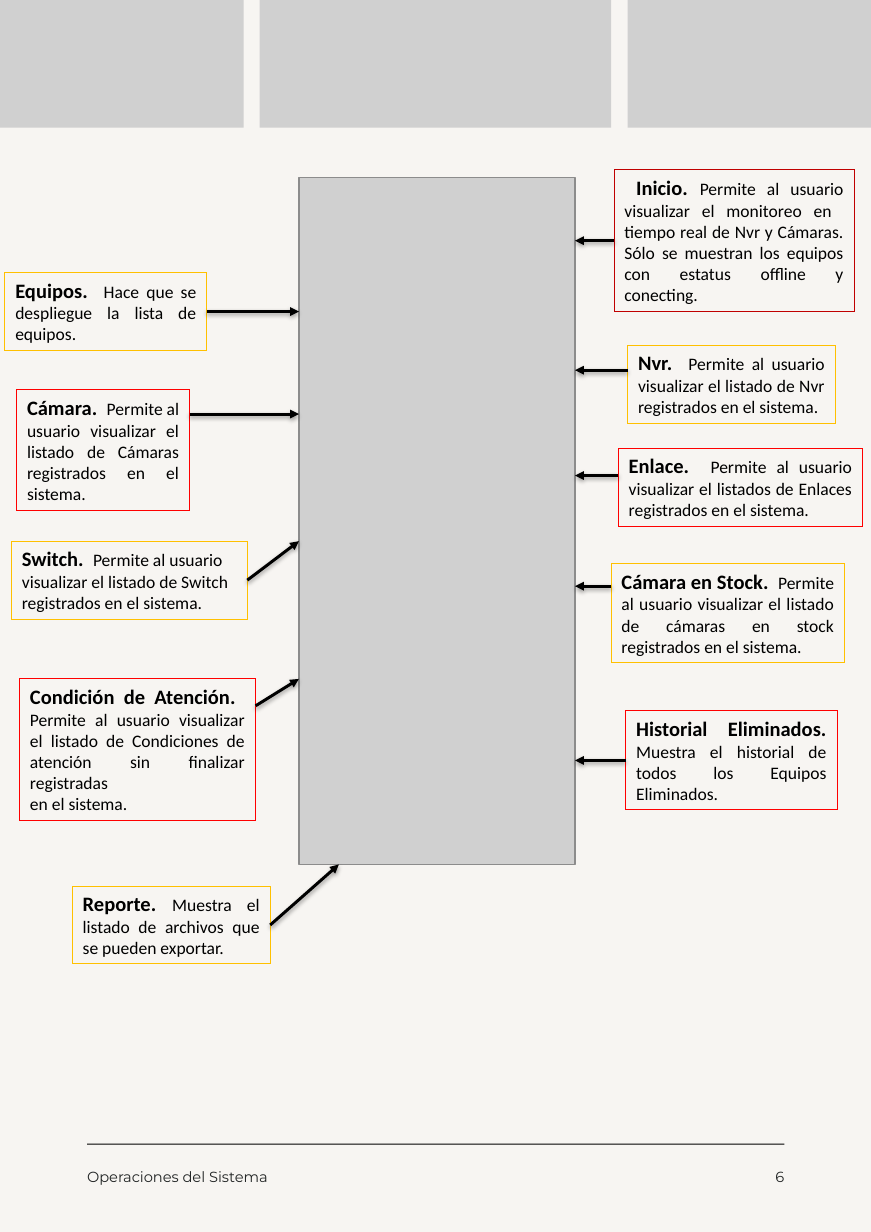
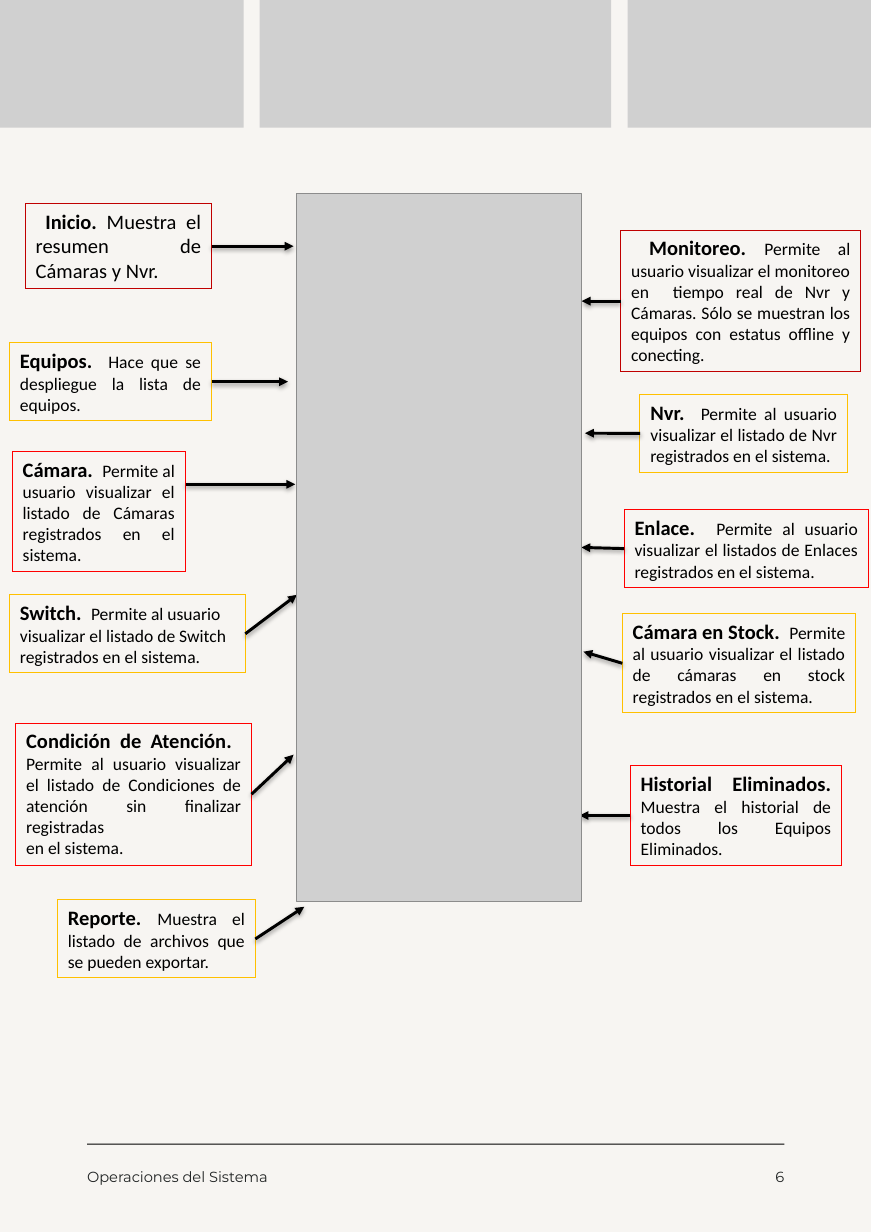
Before and after one commit to moreno-manuel/Pasantia-CVG-FMO, a slide deck: slide 6 of public/files/Manual de Usuario.pptx. Drawn at 871x1232 pixels with LibreOffice and Linux fonts; fonts in the diff are those of the drawing; grey boxes stand for pictures. Boxes give left, top, right and bottom in pixels: in the first picture for what was removed or moved away, otherwise in the second. Text is boxed around its words. In the diff, an @@ line names an element or a change of style, - is before the commit and + after.

```diff
--- a/public/files/Manual de Usuario.pptx
+++ b/public/files/Manual de Usuario.pptx
@@ rectangle added at bbox=[25, 204, 212, 289], outline #C00000 0.75 pt, 14 pt, text #000000 @@
+Inicio. Muestra el resumen de Cámaras y Nvr.
@@ picture: place and size @@
-picture at bbox=[299, 178, 576, 866]
+picture at bbox=[296, 194, 581, 903]
@@ arrow added from (212, 247) to (294, 247), #000000 2 pt @@
@@ text in rectangle at bbox=[631, 240, 850, 364]: text changed @@
-Inicio. Permite al usuario visualizar el monitoreo en tiempo real de Nvr y Cámaras. Sólo se muestran los equipos con estatus offline y conecting.
+Monitoreo. Permite al usuario visualizar el monitoreo en tiempo real de Nvr y Cámaras. Sólo se muestran los equipos con estatus offline y conecting.
@@ 2 rectangles, 1 arrow: place and size @@
-2 rectangles, 1 arrow at bbox=[576, 170, 864, 527]
+2 rectangles, 1 arrow at bbox=[582, 231, 869, 588]
@@ rectangle "Equipos. Hace que se despliegue ...": place and size @@
-rectangle "Equipos. Hace que se despliegue ..." at bbox=[5, 273, 208, 351]
+rectangle "Equipos. Hace que se despliegue ..." at bbox=[9, 343, 212, 421]
@@ arrow moved from (207, 312) - (299, 312) to (212, 382) - (288, 382) @@
@@ rectangle "Nvr. Permite al usuario visualizar ...": place and size @@
-rectangle "Nvr. Permite al usuario visualizar ..." at bbox=[628, 346, 836, 424]
+rectangle "Nvr. Permite al usuario visualizar ..." at bbox=[640, 394, 848, 472]
@@ arrow moved from (628, 370) - (576, 370) to (640, 433) - (585, 433) @@
@@ rectangle "Cámara. Permite al usuario visualizar ...": place and size @@
-rectangle "Cámara. Permite al usuario visualizar ..." at bbox=[17, 390, 190, 510]
+rectangle "Cámara. Permite al usuario visualizar ..." at bbox=[13, 452, 186, 573]
@@ arrow moved from (190, 414) - (299, 414) to (186, 485) - (295, 485) @@
@@ arrow moved from (619, 476) - (576, 476) to (624, 549) - (582, 548) @@
@@ rectangle "Switch. Permite al usuario visualizar ...": place and size @@
-rectangle "Switch. Permite al usuario visualizar ..." at bbox=[12, 542, 248, 620]
+rectangle "Switch. Permite al usuario visualizar ..." at bbox=[9, 596, 246, 674]
@@ arrow moved from (248, 581) - (299, 542) to (246, 635) - (297, 596) @@
@@ rectangle "Cámara en Stock. Permite al ...": place and size @@
-rectangle "Cámara en Stock. Permite al ..." at bbox=[612, 564, 845, 663]
+rectangle "Cámara en Stock. Permite al ..." at bbox=[622, 614, 855, 713]
@@ arrow moved from (612, 586) - (576, 586) to (622, 664) - (584, 653) @@
@@ rectangle "Condición de Atención. Permite al ...": place and size @@
-rectangle "Condición de Atención. Permite al ..." at bbox=[20, 679, 256, 821]
+rectangle "Condición de Atención. Permite al ..." at bbox=[16, 724, 252, 867]
@@ arrow moved from (256, 707) - (299, 679) to (252, 795) - (294, 755) @@
@@ rectangle "Historial Eliminados. Muestra el historial ...": place and size @@
-rectangle "Historial Eliminados. Muestra el historial ..." at bbox=[626, 712, 837, 811]
+rectangle "Historial Eliminados. Muestra el historial ..." at bbox=[631, 767, 841, 866]
@@ arrow moved from (626, 761) - (576, 761) to (631, 816) - (580, 816) @@
@@ rectangle "Reporte. Muestra el listado de ...": place and size @@
-rectangle "Reporte. Muestra el listado de ..." at bbox=[73, 887, 271, 965]
+rectangle "Reporte. Muestra el listado de ..." at bbox=[58, 901, 256, 979]
@@ arrow moved from (270, 926) - (340, 866) to (255, 940) - (305, 908) @@
```
Also in this commit, not shown: 15 other slides changed, 1 slide added, 19 other files.
